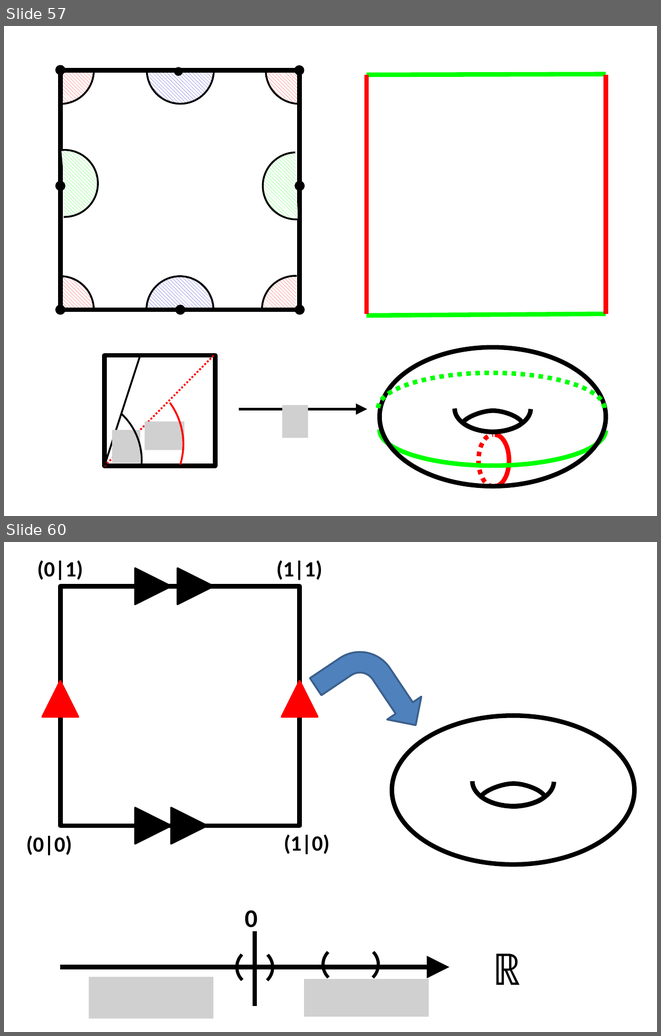
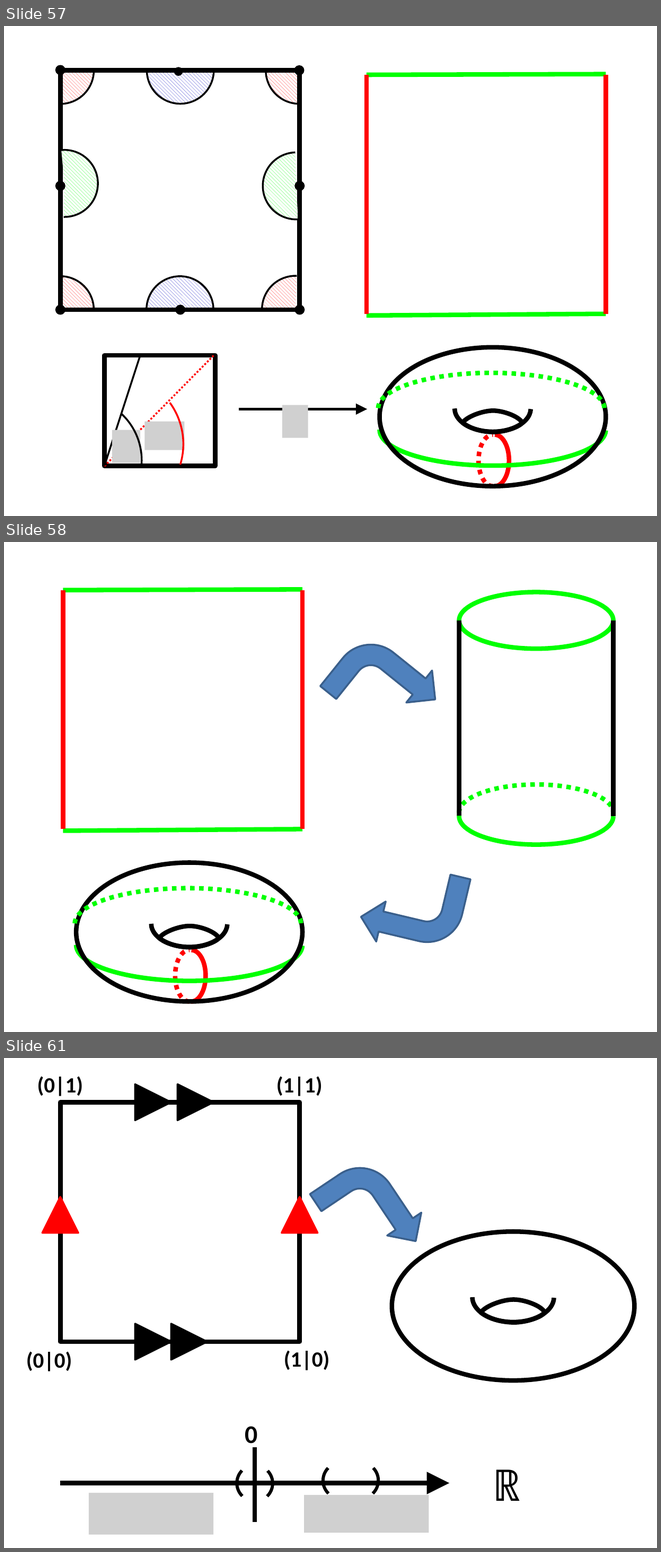
Before and after one commit to lutteropp/GeoTopo, a slide deck: images/Bilder.pptx. Shown one above the other, each under a label of ours: slides 57 and 60 before the commit, slides 57, 58 and 61 after it; the slides between them are not shown. The pictures are 661x1036 and 661x1552 pixels, drawn with LibreOffice and Linux fonts; fonts in the diff are those of the drawing; grey boxes stand for pictures. Boxes give left, top, right and bottom in pixels: in the first picture for what was removed or moved away, otherwise in the second. Text is boxed around its words. In the diff, an @@ line names an element or a change of style, - is before the commit and + after.

```diff
--- a/images/Bilder.pptx
+++ b/images/Bilder.pptx
@@ slide 58 added at [4,542,657,1032], background #FFFFFF @@
@@ line added from (63, 590) to (302, 590), #00FF00 5 pt @@
@@ line added from (63, 829) to (63, 590), #FF0000 5 pt @@
@@ line added from (302, 829) to (302, 590), #FF0000 5 pt @@
@@ ellipse added at [459,592,614,649], outline #00FF00 5 pt @@
@@ line added from (459, 620) to (459, 815), #000000 5 pt @@
@@ line added from (613, 620) to (613, 816), #000000 5 pt @@
@@ bent arrow added at [320,622,448,748], fill #4F81BD, outline #3A5F8C 2 pt @@
@@ arc (boxed as its full ellipse) added at [459,788,614,845], outline #00FF00 5 pt @@
@@ arc (boxed as its full ellipse) added at [459,784,614,841], outline #00FF00 5 pt dashed @@
@@ line added from (63, 831) to (302, 829), #00FF00 5 pt @@
@@ bent arrow added at [356,856,470,959], fill #4F81BD, outline #3A5F8C 2 pt @@
@@ ellipse added at [76,863,302,1002], outline #000000 5 pt @@
@@ arc (boxed as its full ellipse) added at [75,888,301,959], outline #00FF00 5 pt dashed @@
@@ arc (boxed as its full ellipse) added at [151,900,227,947], outline #000000 5 pt @@
@@ arc (boxed as its full ellipse) added at [76,909,302,980], outline #00FF00 5 pt @@
@@ freeform shape added at [159,926,220,947], outline #000000 5 pt @@
@@ arc (boxed as its full ellipse) added at [175,950,203,1001], outline #FF0000 5 pt dashed @@
@@ arc (boxed as its full ellipse) added at [177,950,205,1001], outline #FF0000 5 pt @@
@@ what was slide 60 is now slide 61 @@
```
Also in this commit, not shown: 2 slides changed, 6 other slides added, 17 other files.
